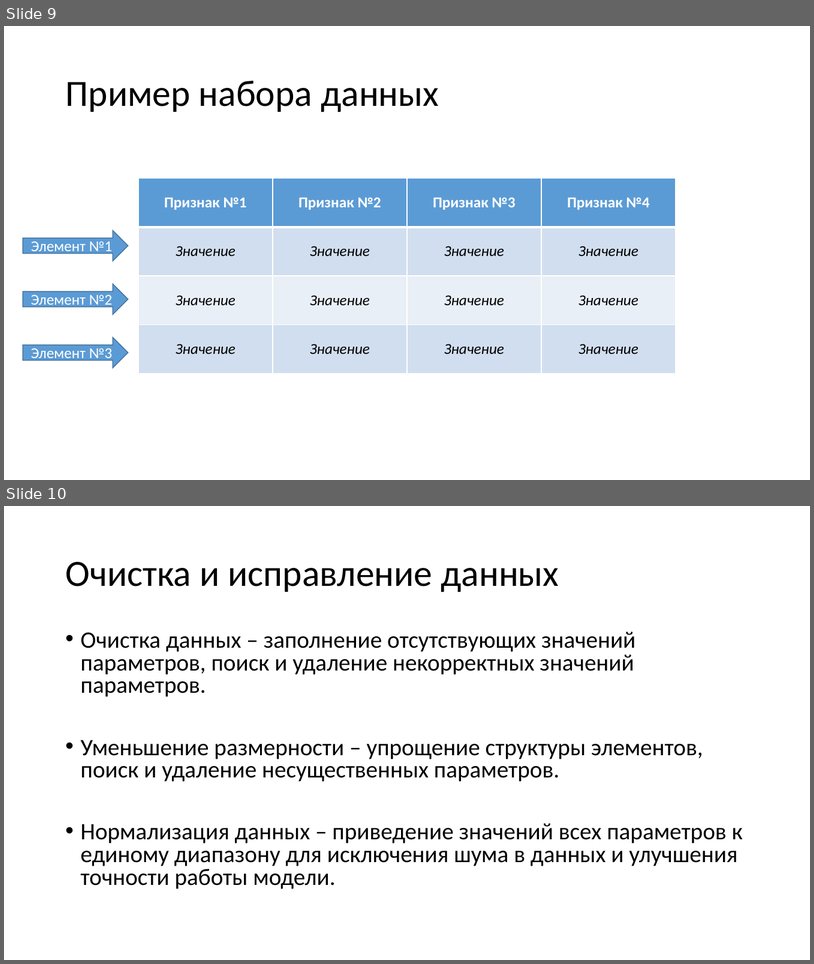
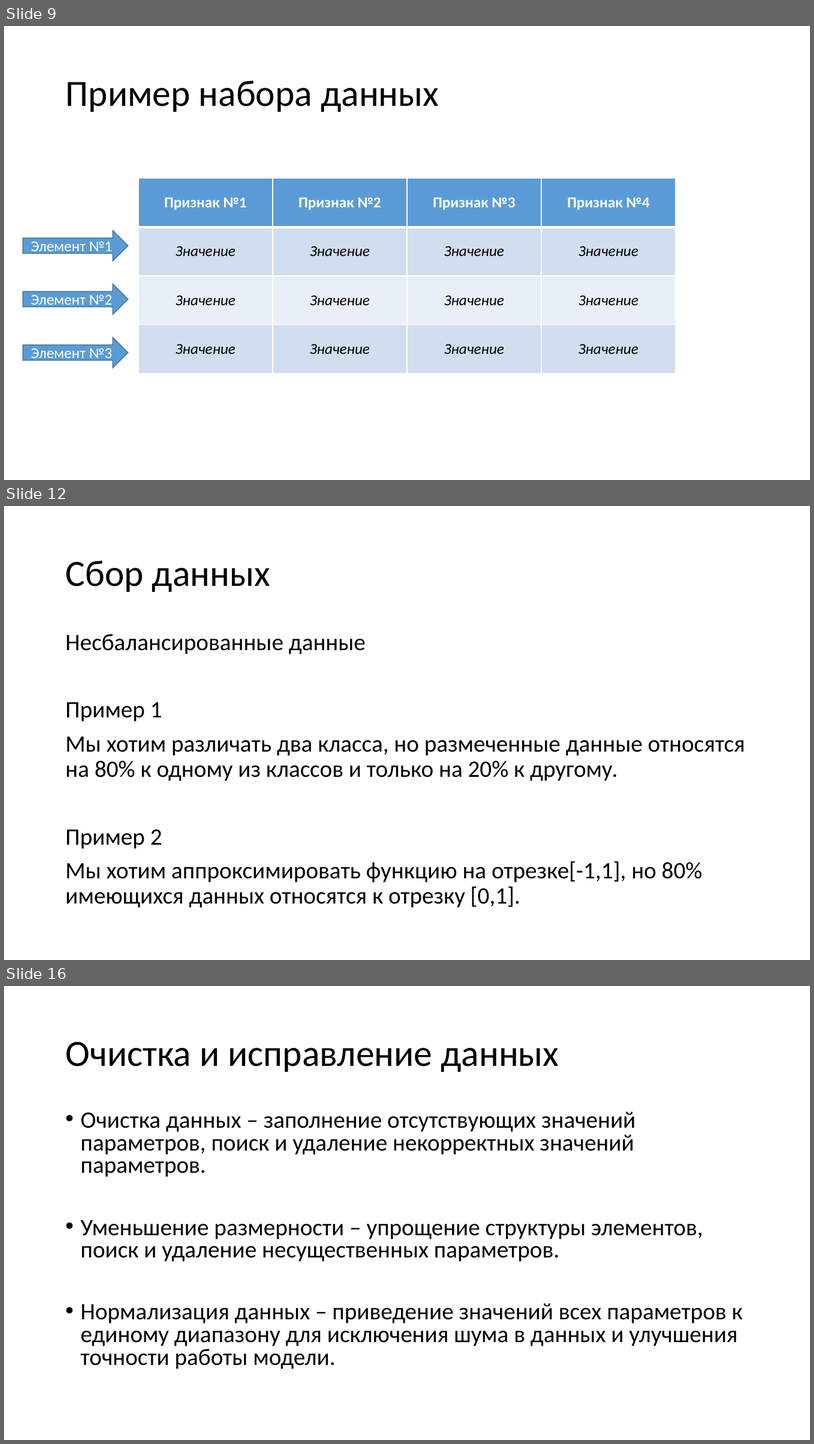
Before and after one commit to mosalov/AI_main_lectures, a slide deck: Лекция 3 07_10_2020.pptx. Shown one above the other, each under a label of ours: slides 9 and 10 before the commit, slides 9, 12 and 16 after it; the slides between them are not shown. The pictures are 814x964 and 814x1444 pixels, drawn with LibreOffice and Linux fonts; fonts in the diff are those of the drawing. Boxes give left, top, right and bottom in pixels: in the first picture for what was removed or moved away, otherwise in the second. Text is boxed around its words. In the diff, an @@ line names an element or a change of style, - is before the commit and + after.

```diff
--- a/Лекция 3 07_10_2020.pptx
+++ b/Лекция 3 07_10_2020.pptx
@@ slide 12 added at <box>4,506,810,960</box>, background #FFFFFF @@
@@ title added at <box>65,561,270,592</box>, 44 pt, text #000000 @@
+Сбор данных
@@ text added at <box>65,634,746,907</box>, 28 pt, text #000000 @@
+Несбалансированные данные
+Пример 1
+Мы хотим различать два класса, но размеченные данные относятся на 80% к одному из классов и только на 20% к другому.
+Пример 2
+Мы хотим аппроксимировать функцию на отрезке[-1,1], но 80% имеющихся данных относятся к отрезку [0,1].
@@ what was slide 10 is now slide 16 @@
```
Also in this commit, not shown: 13 slides changed, 15 other slides added, 9 slides removed, 3 other files.
